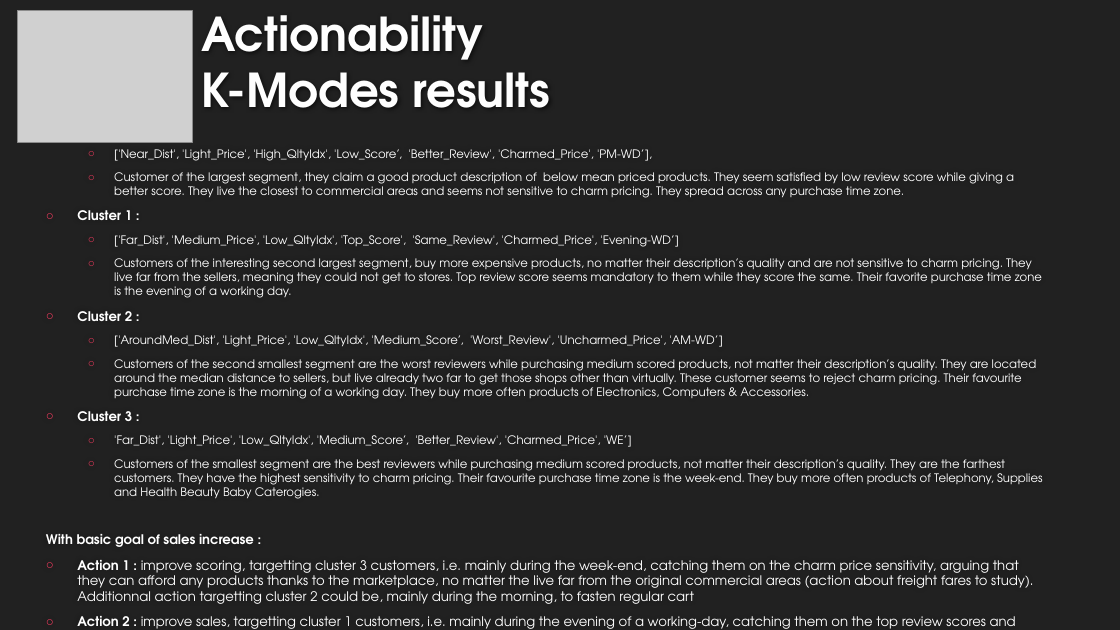
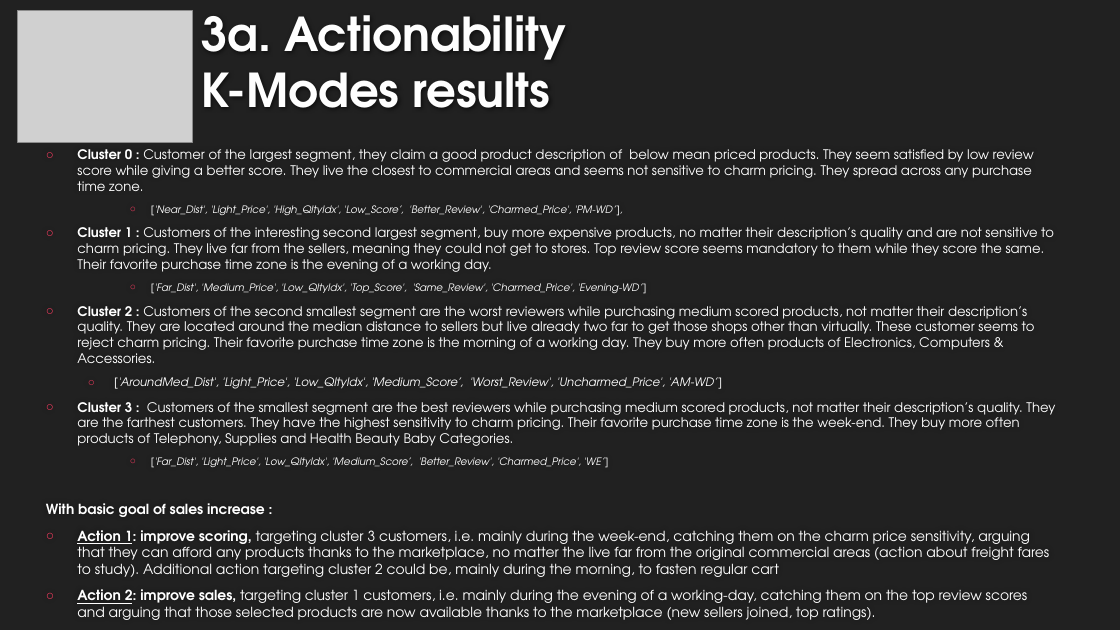
Before and after one commit to EtienneLardeur/P5_CustomerSegmentation, a slide deck: slide 14 of P5Olist_Présentation_initiale.pptx. Drawn at 1120x630 pixels with LibreOffice and Linux fonts; fonts in the diff are those of the drawing; grey boxes stand for pictures; background and template pictures are left out. Boxes give left, top, right and bottom in pixels: in the first picture for what was removed or moved away, otherwise in the second. Text is boxed around its words. In the diff, an @@ line names an element or a change of style, - is before the commit and + after.

```diff
--- a/P5Olist_Présentation_initiale.pptx
+++ b/P5Olist_Présentation_initiale.pptx
@@ title at <box>201,15,566,108</box>: text changed @@
-Actionability
-K-Modes results
+3a. Actionability
+K-Modes results
@@ text at <box>77,149,1034,191</box>: text changed; bold off @@
-○ Cluster 0 :
+○ Cluster 0 : Customer of the largest segment, they claim a good product description of below mean priced products. They seem satisfied by low review score while giving a better score. They live the closest to commercial areas and seems not sensitive to charm pricing. They spread across any purchase time zone.
@@ text at <box>77,227,1054,272</box>: text changed; size 10 to 11.2 pt @@
-  ○ Customer of the largest segment, they claim a good product description of below mean priced products. They seem satisfied by low review score while giving a better score. They live the closest to commercial areas and seems not sensitive to charm pricing. They spread across any purchase time zone.
-○ Cluster 1 :
+○ Cluster 1 : Customers of the interesting second largest segment, buy more expensive products, no matter their description’s quality and are not sensitive to charm pricing. They live far from the sellers, meaning they could not get to stores. Top review score seems mandatory to them while they score the same. Their favorite purchase time zone is the evening of a working day.
@@ text at <box>46,283,722,517</box>: size 10 to 8.8 pt in "['Near_Dist', 'Light_Price', 'High_QltyIdx', 'Low_Score’, 'B ...", "['Far_Dist', 'Medium_Price', 'Low_QltyIdx', 'Top_Score', 'Sa ..."; italic on in "['Near_Dist', 'Light_Price', 'High_QltyIdx', 'Low_Score’, 'B ...", "['Far_Dist', 'Medium_Price', 'Low_QltyIdx', 'Top_Score', 'Sa ...", "['AroundMed_Dist', 'Light_Price', 'Low_QltyIdx', 'Medium_Sco ..."; size 11.2 to 11.9 pt in "With basic goal of sales increase :"; list level 2 to 3 in "['Near_Dist', 'Light_Price', 'High_QltyIdx', 'Low_Score’, 'B ..."; list level 2 to 3 in "['Far_Dist', 'Medium_Price', 'Low_QltyIdx', 'Top_Score', 'Sa ..." @@
@@ text at <box>77,306,1035,363</box>: text changed; size 10 to 11.2 pt @@
-  ○ Customers of the interesting second largest segment, buy more expensive products, no matter their description’s quality and are not sensitive to charm pricing. They live far from the sellers, meaning they could not get to stores. Top review score seems mandatory to them while they score the same. Their favorite purchase time zone is the evening of a working day.
-○ Cluster 2 :
+○ Cluster 2 : Customers of the second smallest segment are the worst reviewers while purchasing medium scored products, not matter their description’s quality. They are located around the median distance to sellers but live already two far to get those shops other than virtually. These customer seems to reject charm pricing. Their favorite purchase time zone is the morning of a working day. They buy more often products of Electronics, Computers & Accessories.
@@ text at <box>77,402,1055,468</box>: text changed; size 10 to 11.2 pt @@
-  ○ Customers of the second smallest segment are the worst reviewers while purchasing medium scored products, not matter their description’s quality. They are located around the median distance to sellers, but live already two far to get those shops other than virtually. These customer seems to reject charm pricing. Their favourite purchase time zone is the morning of a working day. They buy more often products of Electronics, Computers & Accessories.
-○ Cluster 3 :
-  ○ 'Far_Dist', 'Light_Price', 'Low_QltyIdx', 'Medium_Score’, 'Better_Review', 'Charmed_Price', 'WE’]
-  ○ Customers of the smallest segment are the best reviewers while purchasing medium scored products, not matter their description’s quality. They are the farthest customers. They have the highest sensitivity to charm pricing. Their favourite purchase time zone is the week-end. They buy more often products of Telephony, Supplies and Health Beauty Baby Caterogies.
+○ Cluster 3 : Customers of the smallest segment are the best reviewers while purchasing medium scored products, not matter their description’s quality. They are the farthest customers. They have the highest sensitivity to charm pricing. Their favorite purchase time zone is the week-end. They buy more often products of Telephony, Supplies and Health Beauty Baby Categories.
+    ○ ['Far_Dist', 'Light_Price', 'Low_QltyIdx', 'Medium_Score’, 'Better_Review', 'Charmed_Price', 'WE’]
@@ text at <box>77,530,1050,620</box>: text changed; size 11.2 to 11.9 pt @@
-○ Action 1 : improve scoring, targetting cluster 3 customers, i.e. mainly during the week-end, catching them on the charm price sensitivity, arguing that they can afford any products thanks to the marketplace, no matter the live far from the original commercial areas (action about freight fares to study). Additionnal action targetting cluster 2 could be, mainly during the morning, to fasten regular cart
-○ Action 2 : improve sales, targetting cluster 1 customers, i.e. mainly during the evening of a working-day, catching them on the top review scores and arguing that those selected products are now available thanks to the market place (new sellers joigned, top ratings).
+○ Action 1: improve scoring, targeting cluster 3 customers, i.e. mainly during the week-end, catching them on the charm price sensitivity, arguing that they can afford any products thanks to the marketplace, no matter the live far from the original commercial areas (action about freight fares to study). Additional action targeting cluster 2 could be, mainly during the morning, to fasten regular cart
+○ Action 2: improve sales, targeting cluster 1 customers, i.e. mainly during the evening of a working-day, catching them on the top review scores and arguing that those selected products are now available thanks to the marketplace (new sellers joined, top ratings).
```
Also in this commit, not shown: 13 other slides changed, 2 slides added, 2 slides removed, 8 other files.
